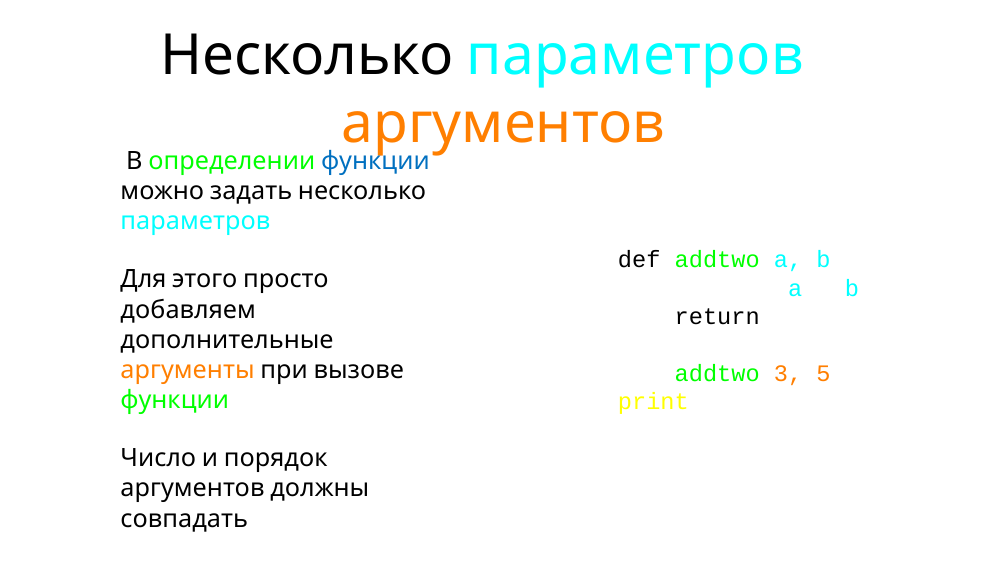
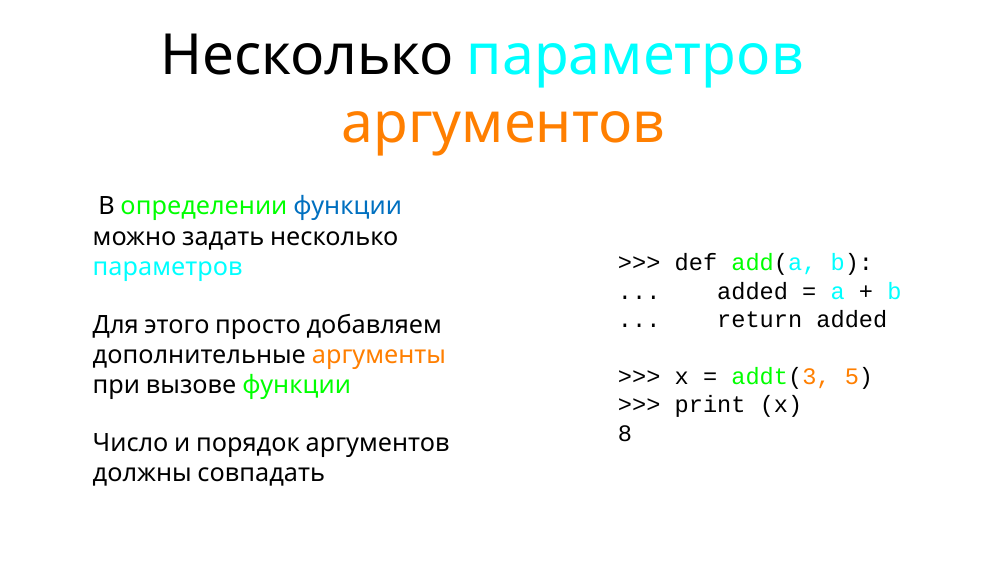
Before and after one commit to maxchv/LearnPython, a slide deck: slide 36 of week04/Functions.pptx. Drawn at 1008x567 pixels with LibreOffice and Linux fonts; fonts in the diff are those of the drawing. Boxes give left, top, right and bottom in pixels: in the first picture for what was removed or moved away, otherwise in the second. Text is boxed around its words. In the diff, an @@ line names an element or a change of style, - is before the commit and + after.

```diff
--- a/week04/Functions.pptx
+++ b/week04/Functions.pptx
@@ text "В определении функции можно задать ..." rewrapped from (120,146,430,502) to (93,195,450,486) @@
@@ text at (618,253,901,442): text changed; text colour #FFFFFF to #000000 @@
-def addtwo(a, b):
-added = a + b
-return added
-x = addtwo(3, 5)
-print x
+>>> def add(a, b):
+... added = a + b
+... return added
+>>> x = addt(3, 5)
+>>> print (x)
+8
```
Also in this commit, not shown: 8 other slides changed, 3 slides added.
